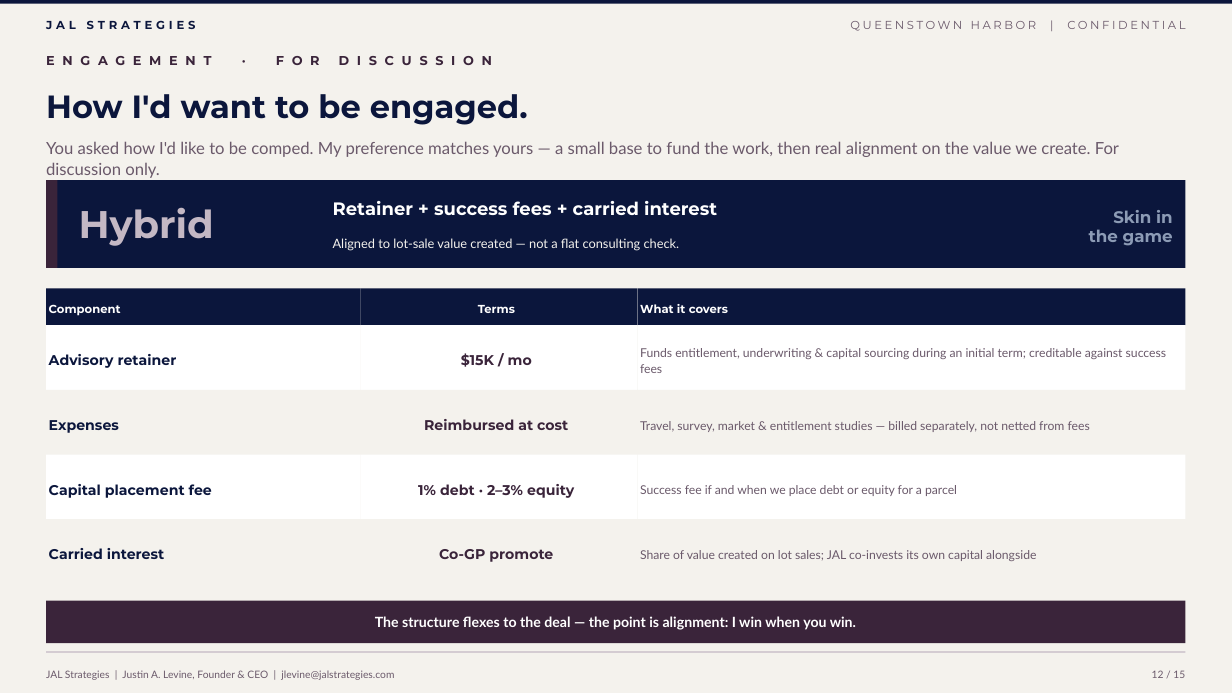
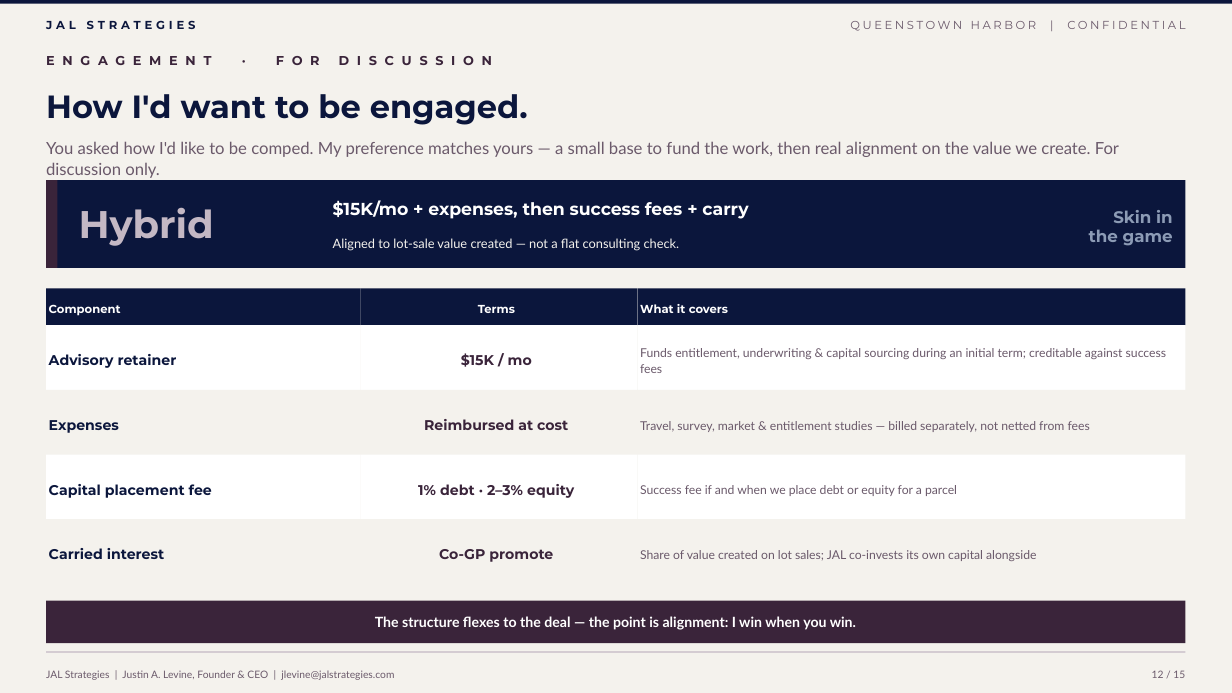
Before and after one commit to jlevine711/Apex, a slide deck: slide 12 of JAL_Queenstown_Harbor_Proposal.pptx. Drawn at 1232x693 pixels with LibreOffice and Linux fonts; fonts in the diff are those of the drawing. Boxes give left, top, right and bottom in pixels: in the first picture for what was removed or moved away, otherwise in the second. Text is boxed around its words. In the diff, an @@ line names an element or a change of style, - is before the commit and + after.

```diff
--- a/JAL_Queenstown_Harbor_Proposal.pptx
+++ b/JAL_Queenstown_Harbor_Proposal.pptx
@@ text at (x1=333, y1=200, x2=748, y2=219): text changed; size 14 to 13.5 pt @@
-Retainer + success fees + carried interest
+$15K/mo + expenses, then success fees + carry
```
Also in this commit, not shown: 1 other file.
